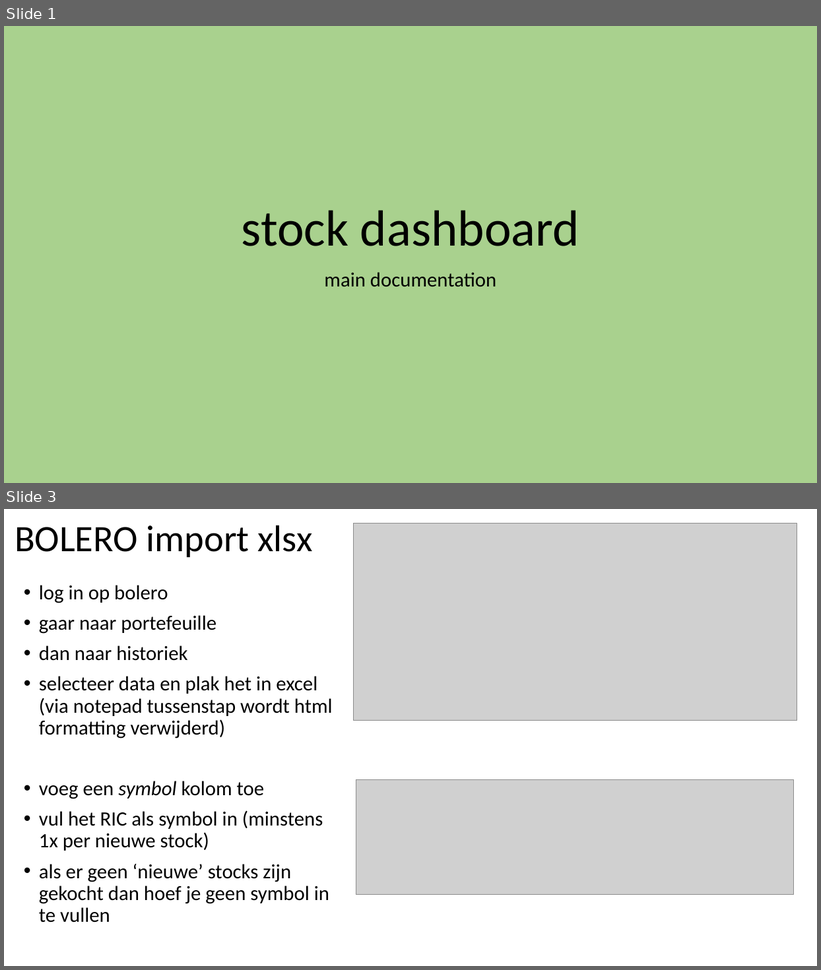
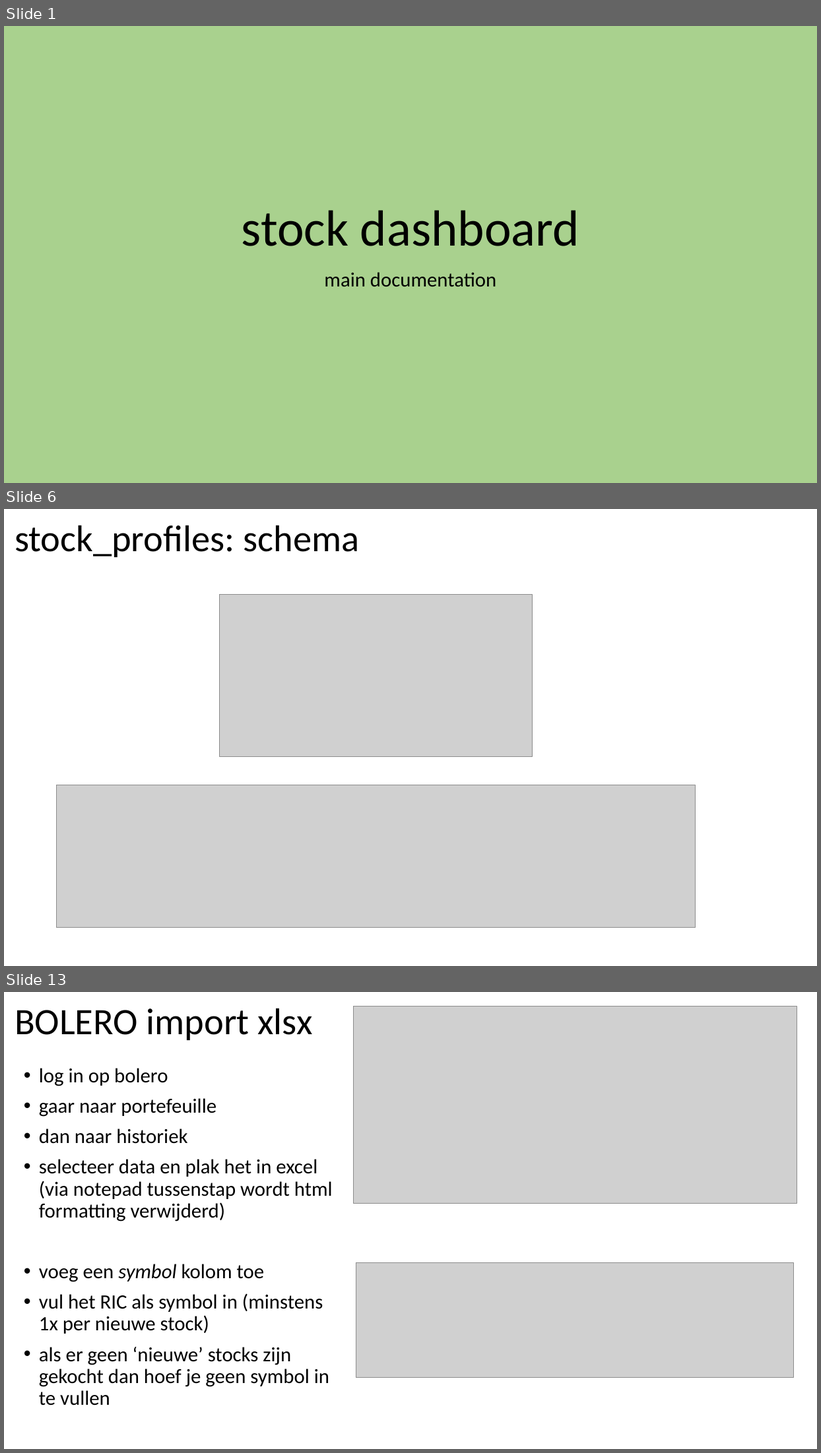
Before and after one commit to jorritvm/stocks_dashboard, a slide deck: doc/stock_dashboard_documentation.pptx. Shown one above the other, each under a label of ours: slides 1 and 3 before the commit, slides 1, 6 and 13 after it; the slides between them are not shown. The pictures are 821x970 and 821x1453 pixels, drawn with LibreOffice and Linux fonts; fonts in the diff are those of the drawing; grey boxes stand for pictures. Boxes give left, top, right and bottom in pixels: in the first picture for what was removed or moved away, otherwise in the second. Text is boxed around its words. In the diff, an @@ line names an element or a change of style, - is before the commit and + after.

```diff
--- a/doc/stock_dashboard_documentation.pptx
+++ b/doc/stock_dashboard_documentation.pptx
@@ slide 6 added at [4,509,817,966], background #FFFFFF @@
@@ title added at [15,525,360,557], 44 pt, text #000000 @@
+stock_profiles: schema
@@ picture added at [219,594,532,757] @@
@@ picture added at [56,786,696,927] @@
@@ what was slide 3 is now slide 13 @@
```
Also in this commit, not shown: 3 slides changed, 7 other slides added, 3 slides removed, 15 other files.
